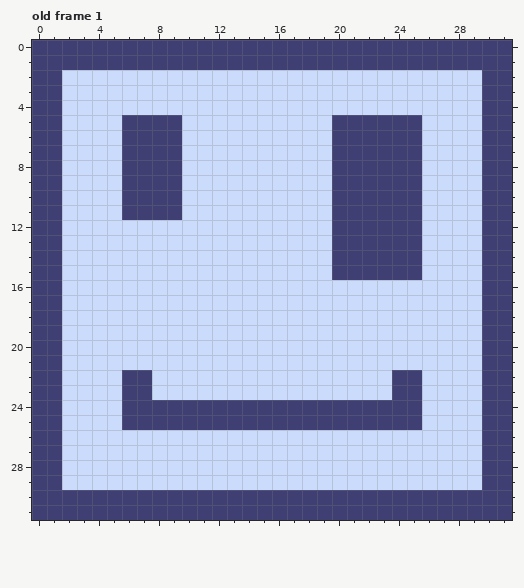
Edited in one commit: pixel-art file (aseprite/HelpBotBecomeEvil.aseprite). Above, as it was before the edit.
32x32 pixels, 8 frames. Shown: old frame 1. The commit also changed other frames, which this record leaves out.
The same view after the edit:
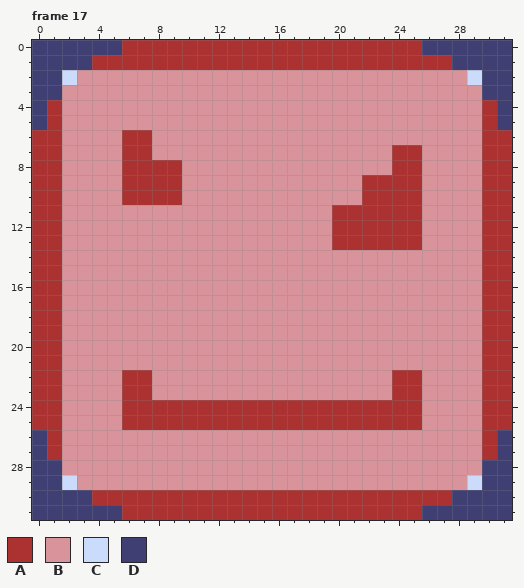
Palette (. is transparent): A #ac3232  B #d9939a  C #cbdbfc  D #3f3f74
A new or re-ordered frame is compared with the old frame closest to it.
What changed:
frames 8 -> 19
Changed rows in their new state; - is an unchanged pixel.
Frame 17 is new; against old frame 1, layers "Face", "Boarder", "Background":
first column x 0:
 0 ------AAAAAAAAAAAAAAAAAAAA------
 1 ----AAAAAAAAAAAAAAAAAAAAAAAA----
 2 ---BBBBBBBBBBBBBBBBBBBBBBBBBB---
 3 --BBBBBBBBBBBBBBBBBBBBBBBBBBBB--
 4 -ABBBBBBBBBBBBBBBBBBBBBBBBBBBBA-
 5 -ABBBBBBBBBBBBBBBBBBBBBBBBBBBBA-
 6 AABBBBAABBBBBBBBBBBBBBBBBBBBBBAA
 7 AABBBBAABBBBBBBBBBBBBBBBAABBBBAA
 8 AABBBBAAAABBBBBBBBBBBBBBAABBBBAA
 9 AABBBBAAAABBBBBBBBBBBBAAAABBBBAA
10 AABBBBAAAABBBBBBBBBBBBAAAABBBBAA
11 AABBBBBBBBBBBBBBBBBBAAAAAABBBBAA
12 AABBBBBBBBBBBBBBBBBBAAAAAABBBBAA
13 AABBBBBBBBBBBBBBBBBBAAAAAABBBBAA
14 AABBBBBBBBBBBBBBBBBBBBBBBBBBBBAA
15 AABBBBBBBBBBBBBBBBBBBBBBBBBBBBAA
16 AABBBBBBBBBBBBBBBBBBBBBBBBBBBBAA
17 AABBBBBBBBBBBBBBBBBBBBBBBBBBBBAA
18 AABBBBBBBBBBBBBBBBBBBBBBBBBBBBAA
19 AABBBBBBBBBBBBBBBBBBBBBBBBBBBBAA
20 AABBBBBBBBBBBBBBBBBBBBBBBBBBBBAA
21 AABBBBBBBBBBBBBBBBBBBBBBBBBBBBAA
22 AABBBBAABBBBBBBBBBBBBBBBAABBBBAA
23 AABBBBAABBBBBBBBBBBBBBBBAABBBBAA
24 AABBBBAAAAAAAAAAAAAAAAAAAABBBBAA
25 AABBBBAAAAAAAAAAAAAAAAAAAABBBBAA
26 -ABBBBBBBBBBBBBBBBBBBBBBBBBBBBA-
27 -ABBBBBBBBBBBBBBBBBBBBBBBBBBBBA-
28 --BBBBBBBBBBBBBBBBBBBBBBBBBBBB--
29 ---BBBBBBBBBBBBBBBBBBBBBBBBBB---
30 ----AAAAAAAAAAAAAAAAAAAAAAAA----
31 ------AAAAAAAAAAAAAAAAAAAA------
